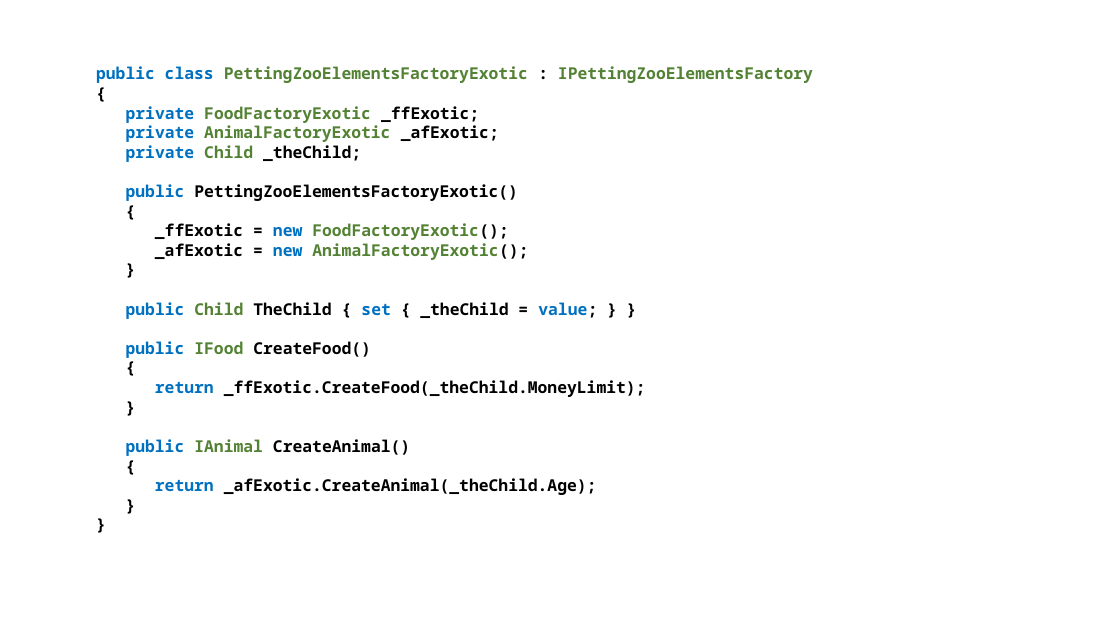
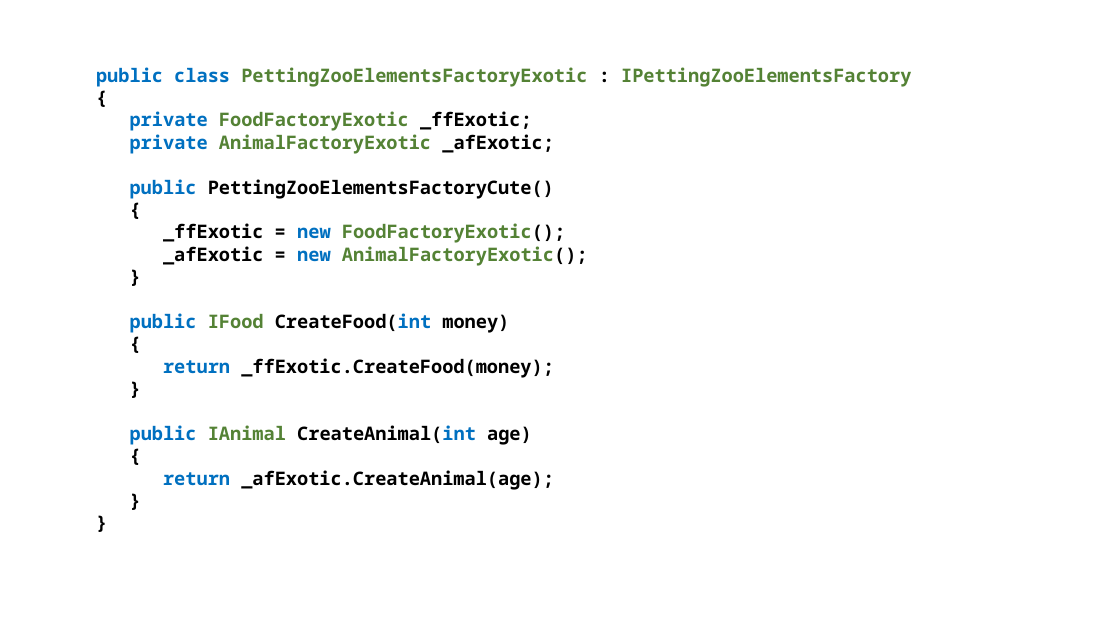
Before and after one commit to perl-easj/Teaching-materials, a slide deck: slide 21 of CSharpProgramming/Presentations/OOProgPartIII/AbstractFactory.pptx. Drawn at 1120x630 pixels with LibreOffice and Linux fonts; fonts in the diff are those of the drawing. Boxes give left, top, right and bottom in pixels: in the first picture for what was removed or moved away, otherwise in the second. Text is boxed around its words. In the diff, an @@ line names an element or a change of style, - is before the commit and + after.

```diff
--- a/CSharpProgramming/Presentations/OOProgPartIII/AbstractFactory.pptx
+++ b/CSharpProgramming/Presentations/OOProgPartIII/AbstractFactory.pptx
@@ text at (96, 67, 911, 266): size 14 to 16 pt in "public class PettingZooElementsFactoryExotic : IPettingZooEl ...", "{", "private FoodFactoryExotic _ffExotic;", "private AnimalFactoryExotic _afExotic;" and 9 more places @@
@@ text at (130, 179, 554, 199): text changed; size 14 to 16 pt @@
-private Child _theChild;
-public PettingZooElementsFactoryExotic()
+public PettingZooElementsFactoryCute()
@@ text at (130, 313, 509, 333): text changed; size 14 to 16 pt @@
-public Child TheChild { set { _theChild = value; } }
-public IFood CreateFood()
+public IFood CreateFood(int money)
@@ text at (163, 358, 554, 378): text changed; size 14 to 16 pt @@
-return _ffExotic.CreateFood(_theChild.MoneyLimit);
+return _ffExotic.CreateFood(money);
@@ text at (130, 425, 532, 445): text changed; size 14 to 16 pt @@
-public IAnimal CreateAnimal()
+public IAnimal CreateAnimal(int age)
@@ text at (163, 470, 554, 490): text changed; size 14 to 16 pt @@
-return _afExotic.CreateAnimal(_theChild.Age);
+return _afExotic.CreateAnimal(age);
```
Also in this commit, not shown: 12 other slides changed, 3 other files.
